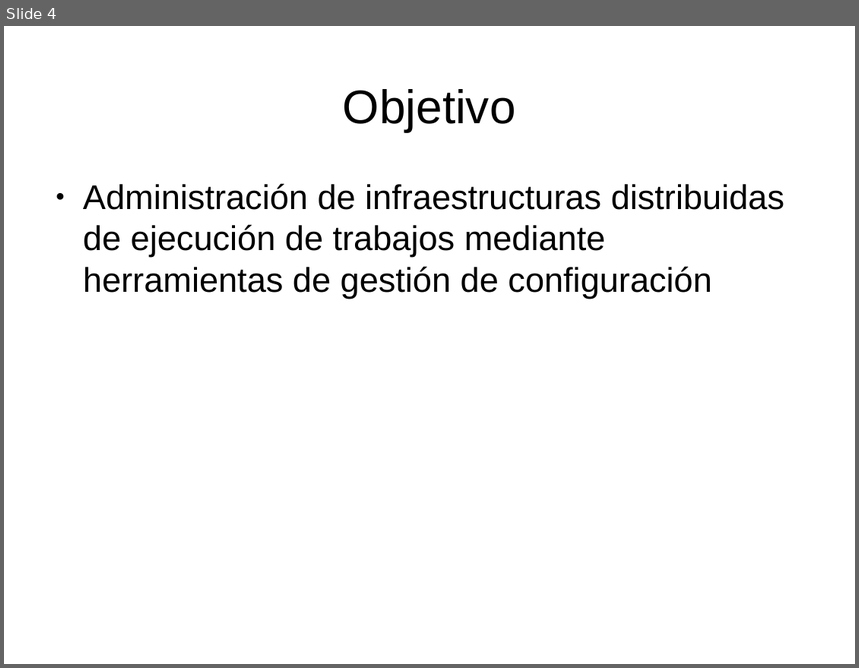
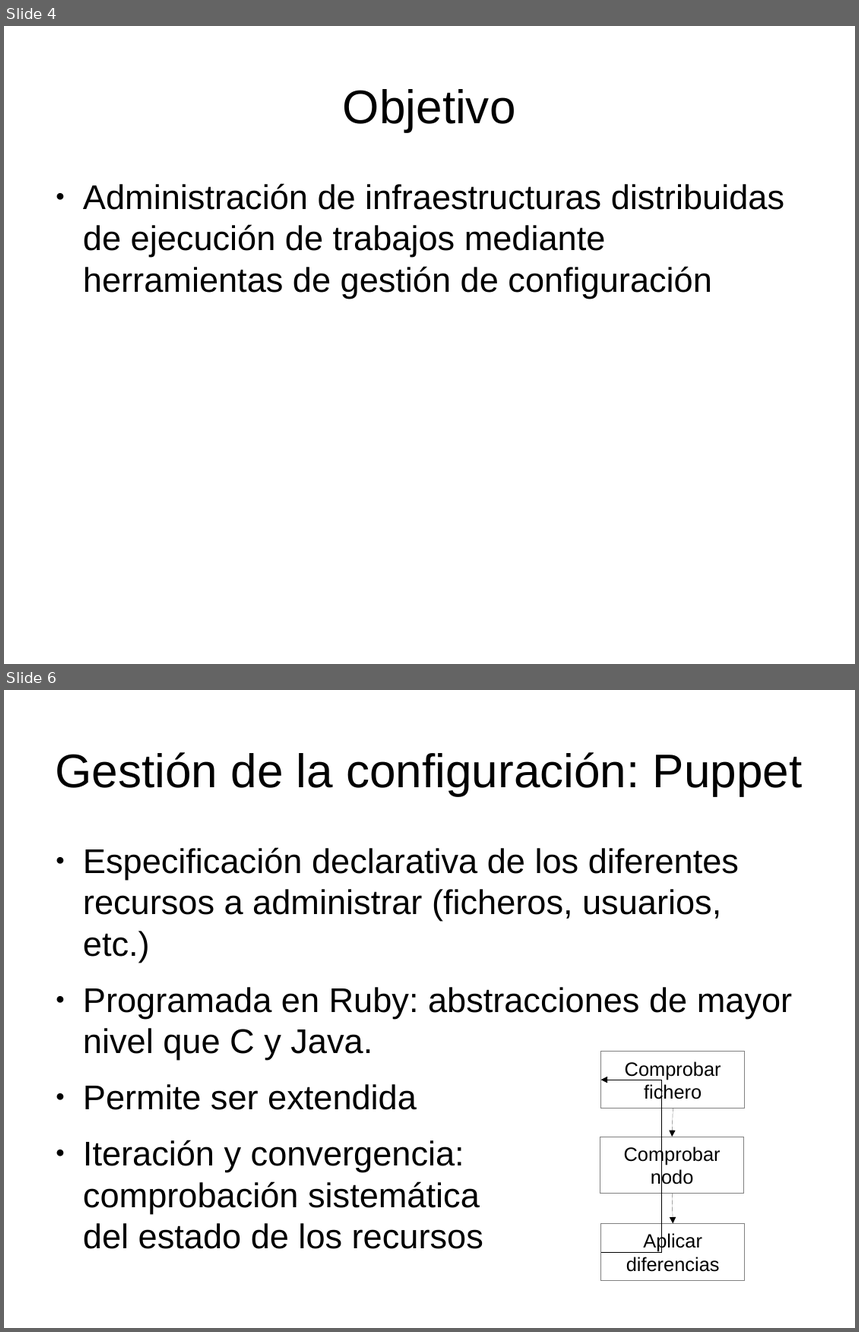
Before and after one commit to dcere/pfc, a slide deck: adm/presentacion/presentacion.odp. Shown one above the other, each under a label of ours: slide 4 before the commit, slides 4 and 6 after it; the slides between them are not shown. The pictures are 859x668 and 859x1332 pixels, drawn with LibreOffice and Linux fonts; fonts in the diff are those of the drawing. Boxes give left, top, right and bottom in pixels: in the first picture for what was removed or moved away, otherwise in the second. Text is boxed around its words. In the diff, an @@ line names an element or a change of style, - is before the commit and + after.

```diff
--- a/adm/presentacion/presentacion.odp
+++ b/adm/presentacion/presentacion.odp
@@ slide 6 added at (4,690,855,1328), background #FFFFFF @@
@@ title added at (56,752,803,796), 44 pt, text #000000 @@
+Gestión de la configuración: Puppet
@@ text added at (83,847,792,1249), 32 pt, text #000000 @@
+● Especificación declarativa de los diferentes recursos a administrar (ficheros, usuarios, etc.)
+● Programada en Ruby: abstracciones de mayor nivel que C y Java.
+● Permite ser extendida
+● Iteración y convergencia:
+  comprobación sistemática
+  del estado de los recursos
@@ rectangle added at (601,1052,745,1109), fill #FFFFFF, outline #808080 0 pt, 18 pt, text #000000 @@
+Comprobar
+fichero
@@ elbow arrow added from (601, 1252) to (601, 1080), #000000 0 pt @@
@@ arrow added from (673, 1109) to (672, 1137), #000000 0 pt @@
@@ rectangle added at (601,1137,744,1195), fill #FFFFFF, outline #808080 0 pt, 18 pt, text #000000 @@
+Comprobar
+nodo
@@ arrow added from (672, 1194) to (673, 1224), #000000 0 pt @@
@@ rectangle added at (601,1224,745,1281), fill #FFFFFF, outline #808080 0 pt, 18 pt, text #000000 @@
+Aplicar
+diferencias
```
Also in this commit, not shown: 8 slides changed, 6 other slides added, 5 slides removed, 1 other file.
